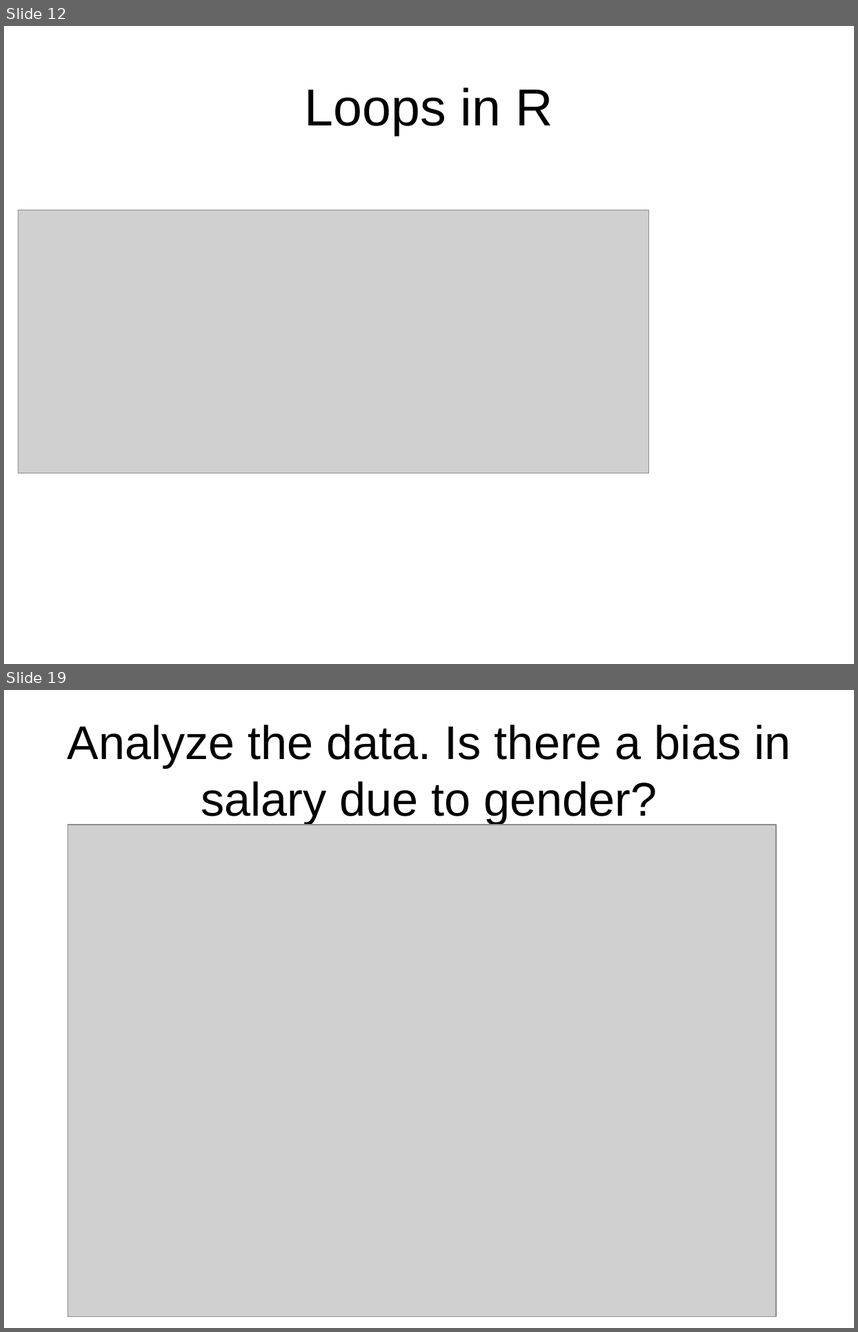
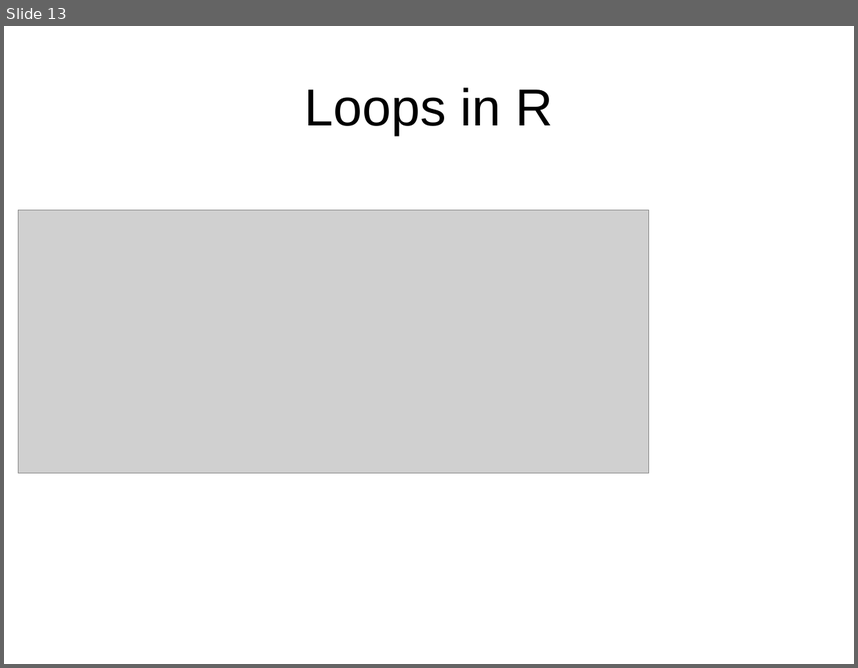
Before and after one commit to hongqin/R-workshop-GAS14, a slide deck: 1.Introduction_to_R/Learning_R_by_metricExample.ppt. Shown one above the other, each under a label of ours: slides 12 and 19 before the commit, slide 13 after it; the slides between them are not shown. The pictures are 858x1332 and 858x668 pixels, drawn with LibreOffice and Linux fonts; fonts in the diff are those of the drawing; grey boxes stand for pictures. Boxes give left, top, right and bottom in pixels: in the first picture for what was removed or moved away, otherwise in the second. Text is boxed around its words. In the diff, an @@ line names an element or a change of style, - is before the commit and + after.

```diff
--- a/1.Introduction_to_R/Learning_R_by_metricExample.ppt
+++ b/1.Introduction_to_R/Learning_R_by_metricExample.ppt
@@ slide 19 removed at (x1=4, y1=690, x2=854, y2=1328), background #FFFFFF @@
@@ title removed at (x1=67, y1=724, x2=791, y2=824) @@
-Analyze the data. Is there a bias in salary due to gender?
@@ picture removed at (x1=67, y1=825, x2=776, y2=1316) @@
@@ what was slide 12 is now slide 13 @@
```
Also in this commit, not shown: 1 slide changed, 5 slides added, 20 other slides removed, 3 other files.
